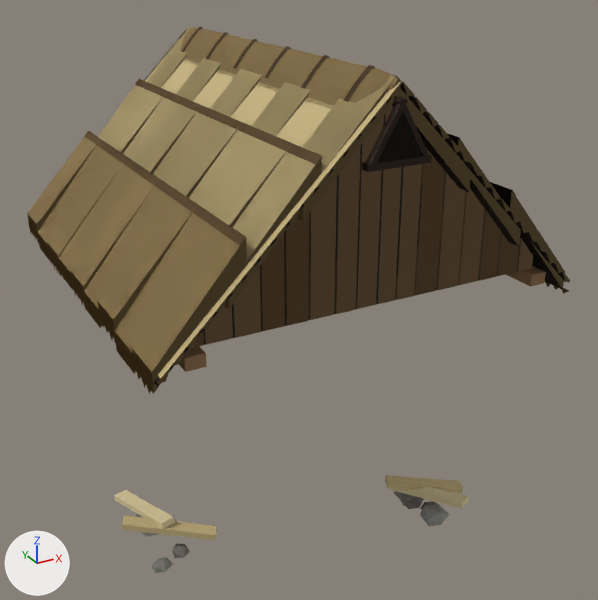
The Blender file art/kit/buildings/building.hut/building.hut.blend, before and after one commit.
Camera for both pictures: a camera (50 mm lens) standing at (-3.23, -6.36, 5.51) and looking at (0.2, -0.11, 2.39). The axes (+X, +Y, +Z) are drawn at lower left. The lights are the same throughout. The older version comes first.

The first picture shows 'roof', 'roof_damaged', 'state_damaged', 'trim'.
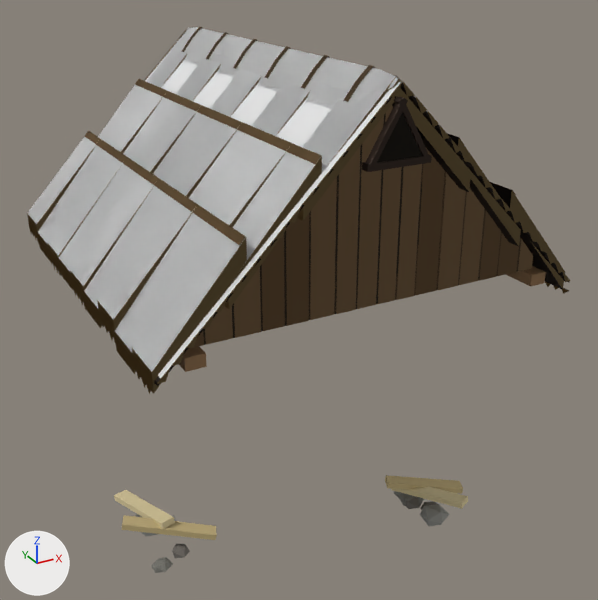
What differs and where, as boxes [x1, y1, x2, y2] in the pictures (598 x 600 px):
'roof_damaged', recoloured, surface changed (brown to grey)
    both: [27, 27, 404, 381]
'roof', recoloured, surface changed
    both: [145, 35, 403, 379]
part 1 of me_roof, recoloured
    both: [145, 35, 401, 379]
part 2 of me_roof, surface changed
    both: [145, 35, 401, 379]
part 3 of me_roof_damaged, recoloured (yellow to white)
    both: [98, 28, 400, 283]
part 4 of me_roof_damaged, recoloured (brown to white)
    both: [28, 27, 379, 372]
part 5 of me_roof_damaged, recoloured (brown to white)
    both: [355, 69, 399, 103]
part 6 of me_roof_damaged, recoloured
    both: [181, 27, 196, 48]
part 7 of me_roof_damaged, surface changed (brown to grey)
    both: [28, 27, 400, 372]

Diff of the bpy script that builds the scene:
```diff
--- a/art/kit/buildings/building.hut/building.hut.blend.py
+++ b/art/kit/buildings/building.hut/building.hut.blend.py
@@ mat_roof_thatch_a88e5e @@
+mat_roof_thatch_a88e5e = principled_material('roof.thatch@a88e5e')
+mat_roof_thatch_a88e5e.base_color = (0.8, 0.8, 0.8)  # white #e7e7e7
@@ mat_roof_thatch_c7b380 @@
+mat_roof_thatch_c7b380 = principled_material('roof.thatch@c7b380')
+mat_roof_thatch_c7b380.base_color = (0.8, 0.8, 0.8)  # white #e7e7e7
@@ me_roof @@
 me_roof.from_pydata(...)  # 1778 vertices, 781 faces; spans x -1.8..1.8, y -1.89..1.87, z -0.25..1.71
 # used by ob_roof; location = (0.0, 0.0, 3.0)
+# me_roof part 1: 38 of the faces centred in x -0.9..0.9, y -1.6..1.6, z 0.79..1.32 switch from mat_palette (picture img_palette_png) to mat_roof_thatch_c7b380 (white #e7e7e7)
+# me_roof part 2: texture (UV) coordinates of 86 of 781 faces, centred in x -1.45..1.45, y -1.78..1.78, z 0.33..1.66, changed; they spanned u 0.19..0.31, v 0.61..0.61 and now span u -0.03..1.83, v 0.1..1.0
+me_roof.materials.append(mat_roof_thatch_a88e5e)  # white #e7e7e7
@@ me_roof_damaged @@
 me_roof_damaged.from_pydata(...)  # 1866 vertices, 815 faces; spans x -1.8..1.8, y -1.89..1.87, z -0.25..1.71
 # used by ob_roof_damaged; location = (0.0, 0.0, 3.0)
+# me_roof_damaged part 3: 43 of the faces centred in x -0.9..0.96, y -1.78..1.78, z 0.61..1.32 switch from mat_palette (picture img_palette_png) to mat_roof_thatch_c7b380 (white #e7e7e7)
+# me_roof_damaged part 4: 22 of the faces centred in x -1.45..1.45, y -1.6..1.6, z 0.33..1.66 switch from mat_palette (picture img_palette_png) to mat_roof_thatch_a88e5e (white #e7e7e7)
+# me_roof_damaged part 5: 12 of the faces centred in x -0.15..0.15, y -1.78..-1.66, z 1.52..1.66 switch from mat_palette (picture img_palette_png) to mat_roof_thatch_a88e5e (white #e7e7e7)
+# me_roof_damaged part 6: 12 of the faces centred in x -0.15..0.15, y 1.66..1.78, z 1.52..1.66 switch from mat_palette (picture img_palette_png) to mat_roof_thatch_a88e5e (white #e7e7e7)
+# me_roof_damaged part 7: texture (UV) coordinates of 90 of 815 faces, centred in x -1.45..1.45, y -1.78..1.78, z 0.33..1.66, changed; they spanned u 0.19..0.31, v 0.61..0.61 and now span u -0.03..1.83, v 0.1..1.0
```
